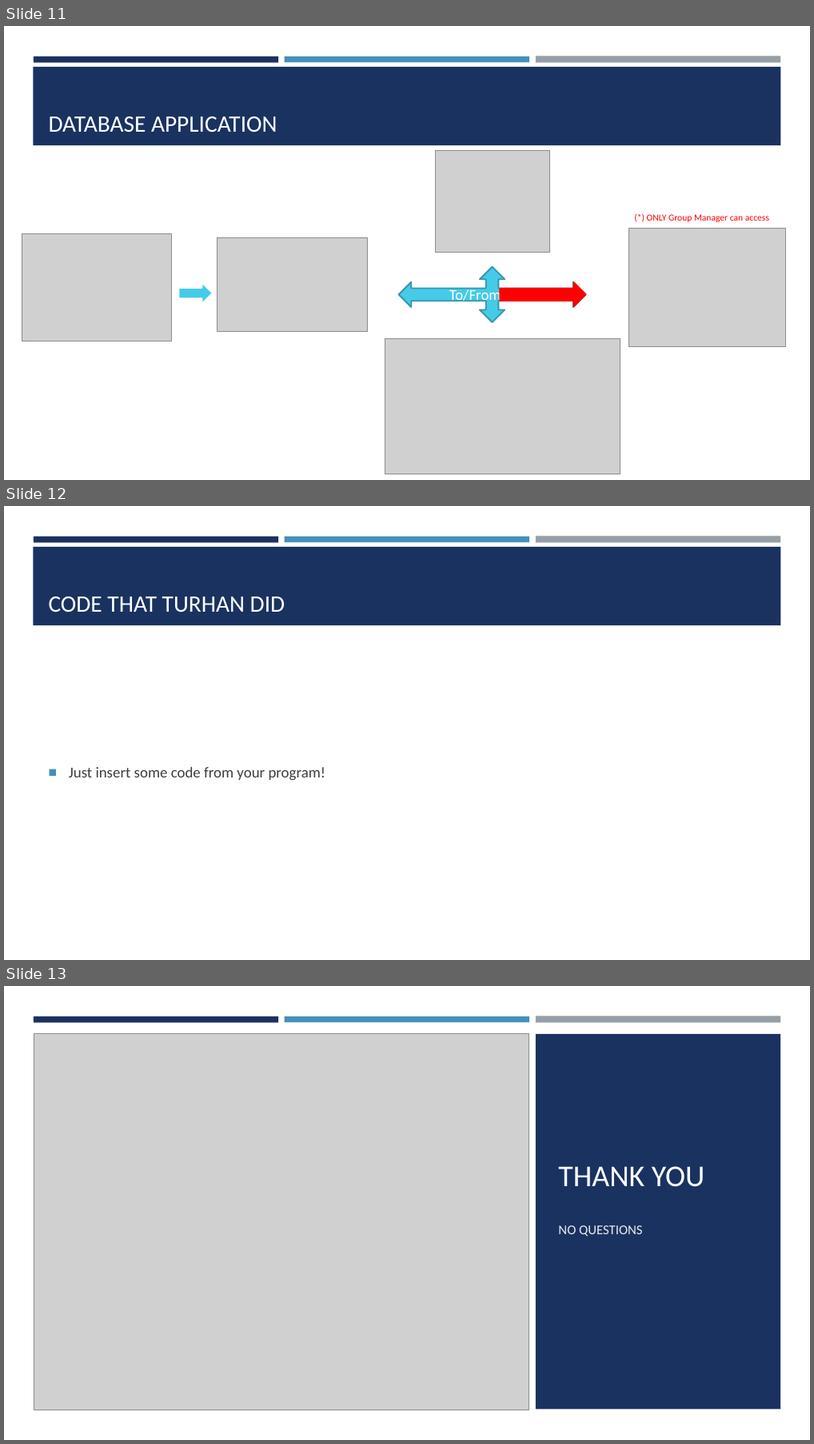
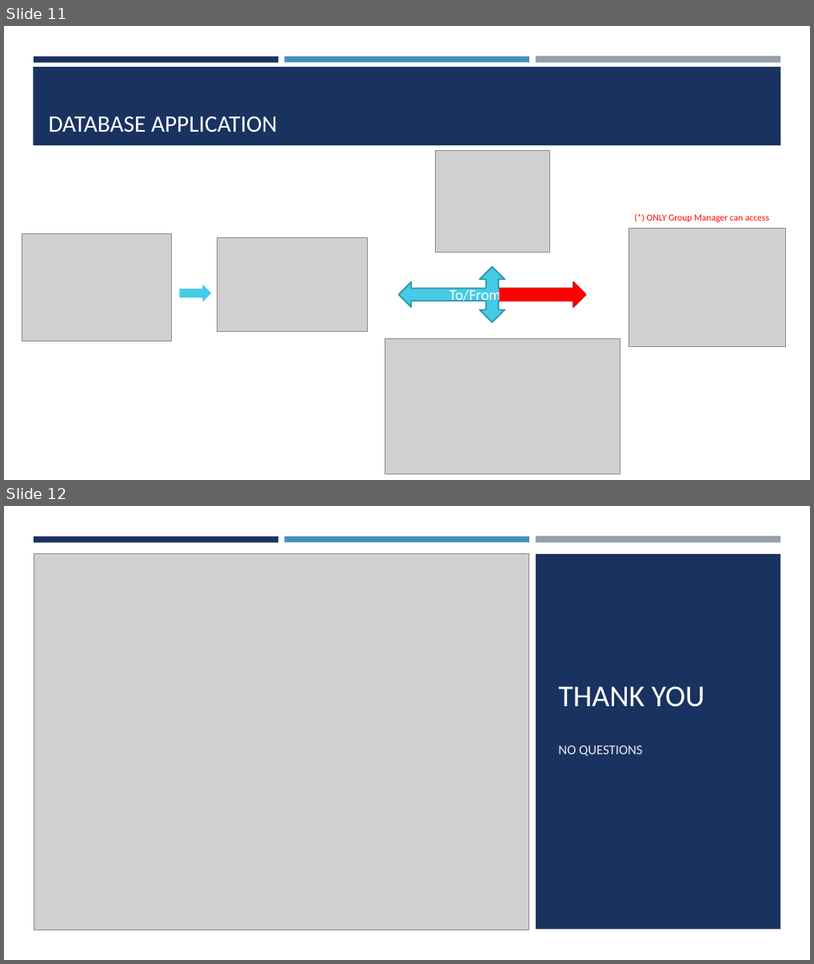
Before and after one commit to T-Visor/Educycle, a slide deck: EduCycle Database Presentation.pptx. Shown one above the other, each under a label of ours: slides 11, 12 and 13 before the commit, slides 11 and 12 after it. The pictures are 814x1444 and 814x964 pixels, drawn with LibreOffice and Linux fonts; fonts in the diff are those of the drawing; grey boxes stand for pictures. Boxes give left, top, right and bottom in pixels: in the first picture for what was removed or moved away, otherwise in the second. Text is boxed around its words. In the diff, an @@ line names an element or a change of style, - is before the commit and + after.

```diff
--- a/EduCycle Database Presentation.pptx
+++ b/EduCycle Database Presentation.pptx
@@ slide 12 removed at [4,506,810,960], background #FFFFFF; not listed: 4 template elements that a slide beside it also shows @@
@@ title removed at [49,596,286,612] @@
-CODE THAT TURHAN DID
@@ text removed at [69,767,326,780] @@
-■ Just insert some code from your program!
@@ what was slide 13 is now slide 12 @@
```
Also in this commit, not shown: 3 slides changed, 1 other file.
